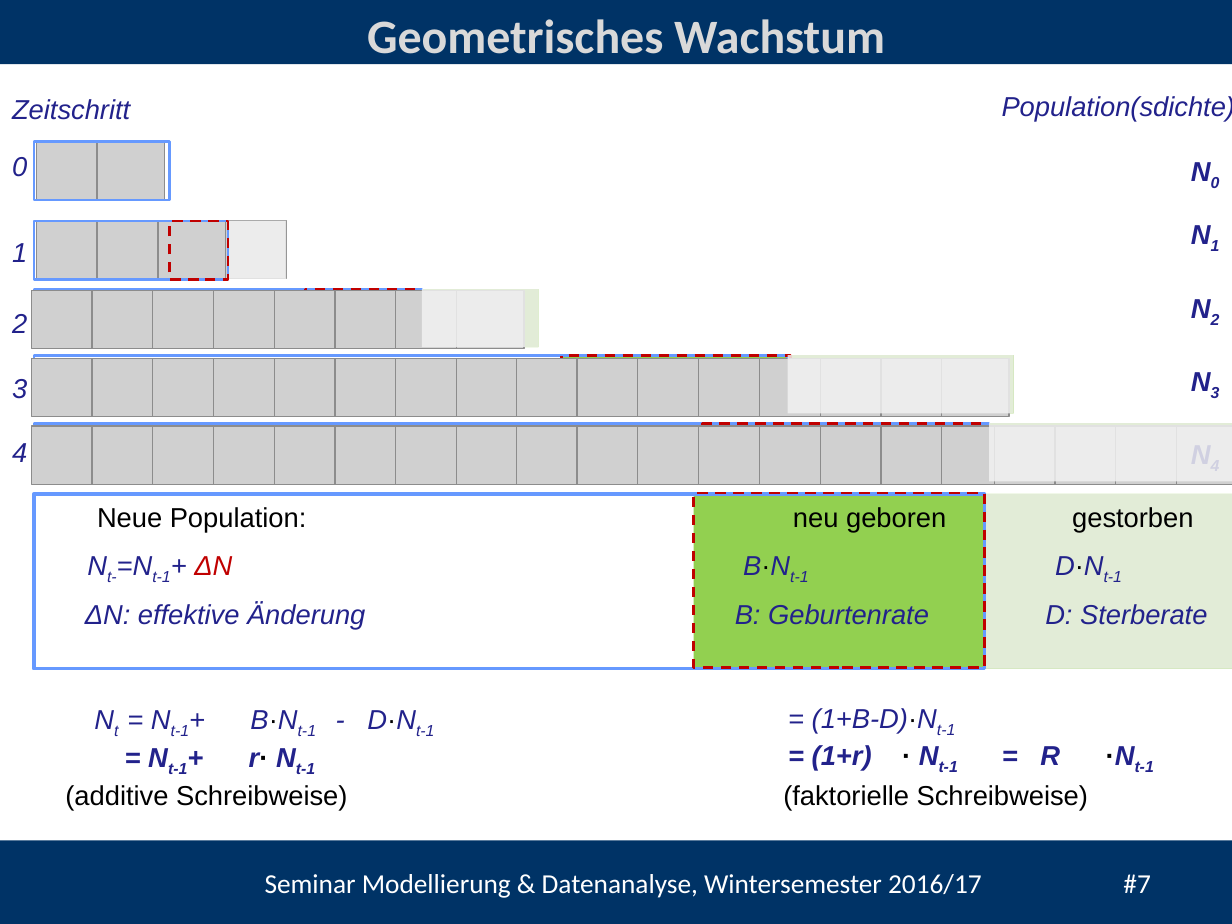
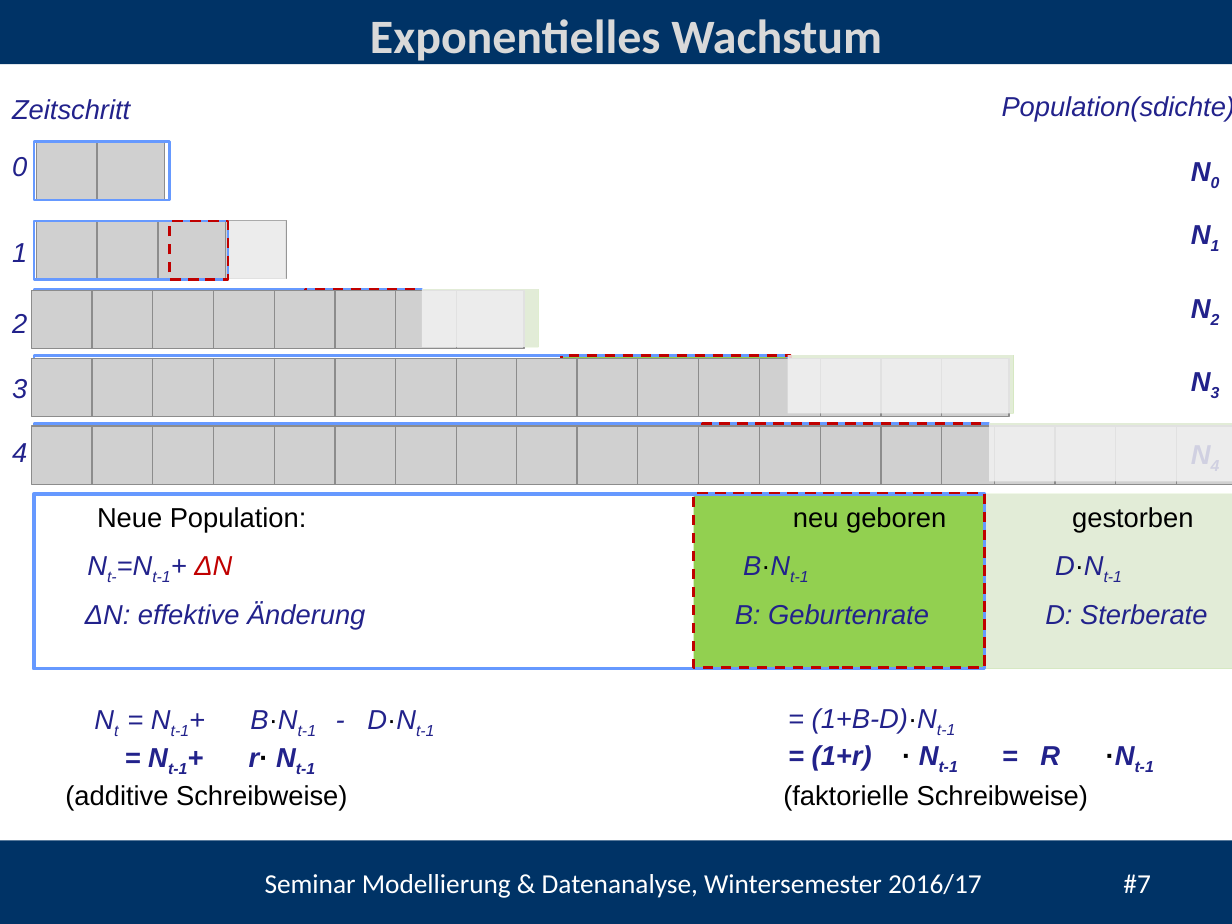
Before and after one commit to heistermann/Einf_Modellierung, a slide deck: slide 7 of Termin_2/Termin_5_Populationsmodelle.pptx. Drawn at 1232x924 pixels with LibreOffice and Linux fonts; fonts in the diff are those of the drawing; grey boxes stand for pictures; background and template pictures are left out. Boxes give left, top, right and bottom in pixels: in the first picture for what was removed or moved away, otherwise in the second. Text is boxed around its words. In the diff, an @@ line names an element or a change of style, - is before the commit and + after.

```diff
--- a/Termin_2/Termin_5_Populationsmodelle.pptx
+++ b/Termin_2/Termin_5_Populationsmodelle.pptx
@@ title at (x1=370, y1=19, x2=882, y2=65): text changed @@
-Geometrisches Wachstum
+Exponentielles Wachstum
```
Also in this commit, not shown: 9 other slides changed, 1 slide added, 6 other files.
